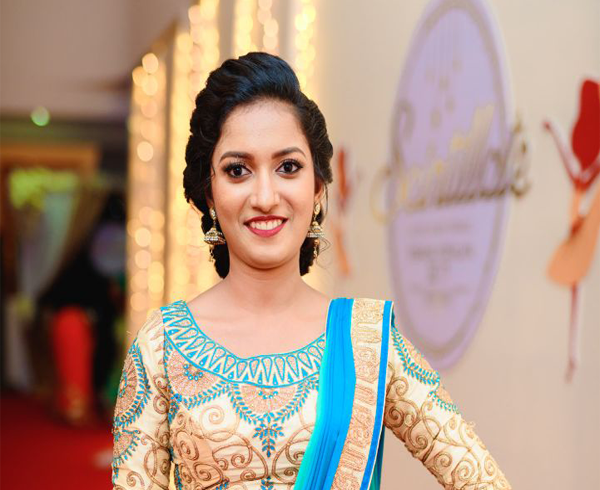
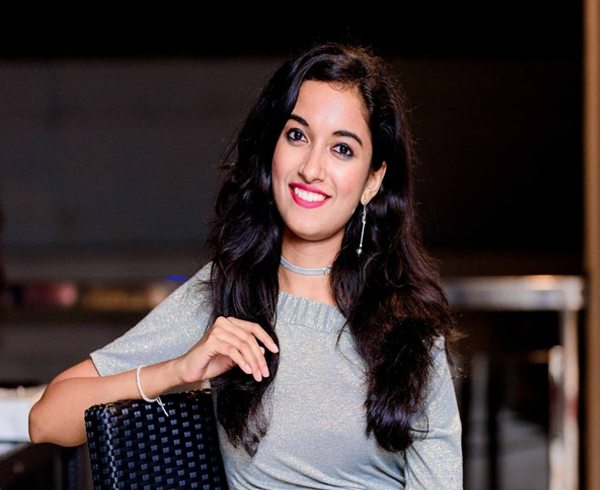
Comparing the layer stacks of the two (600, 490) images. Changes:
removed layer "Layer 3" over bbox(0, 0, 600, 490)
added layer "Layer 5" above "Layer 4" over bbox(0, 0, 600, 490)
added layer "Layer 4" above "Background" over bbox(0, 0, 600, 490)
